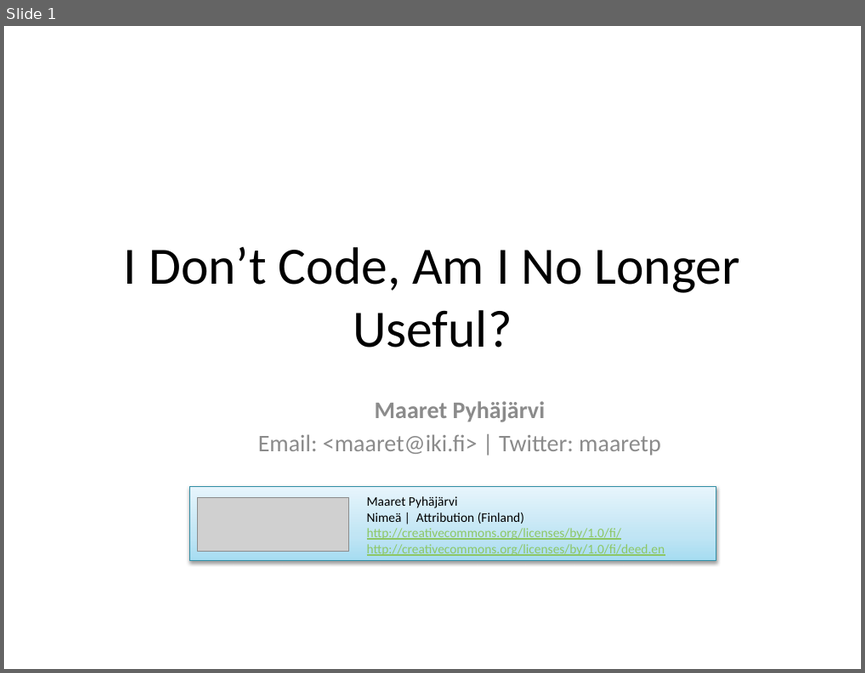
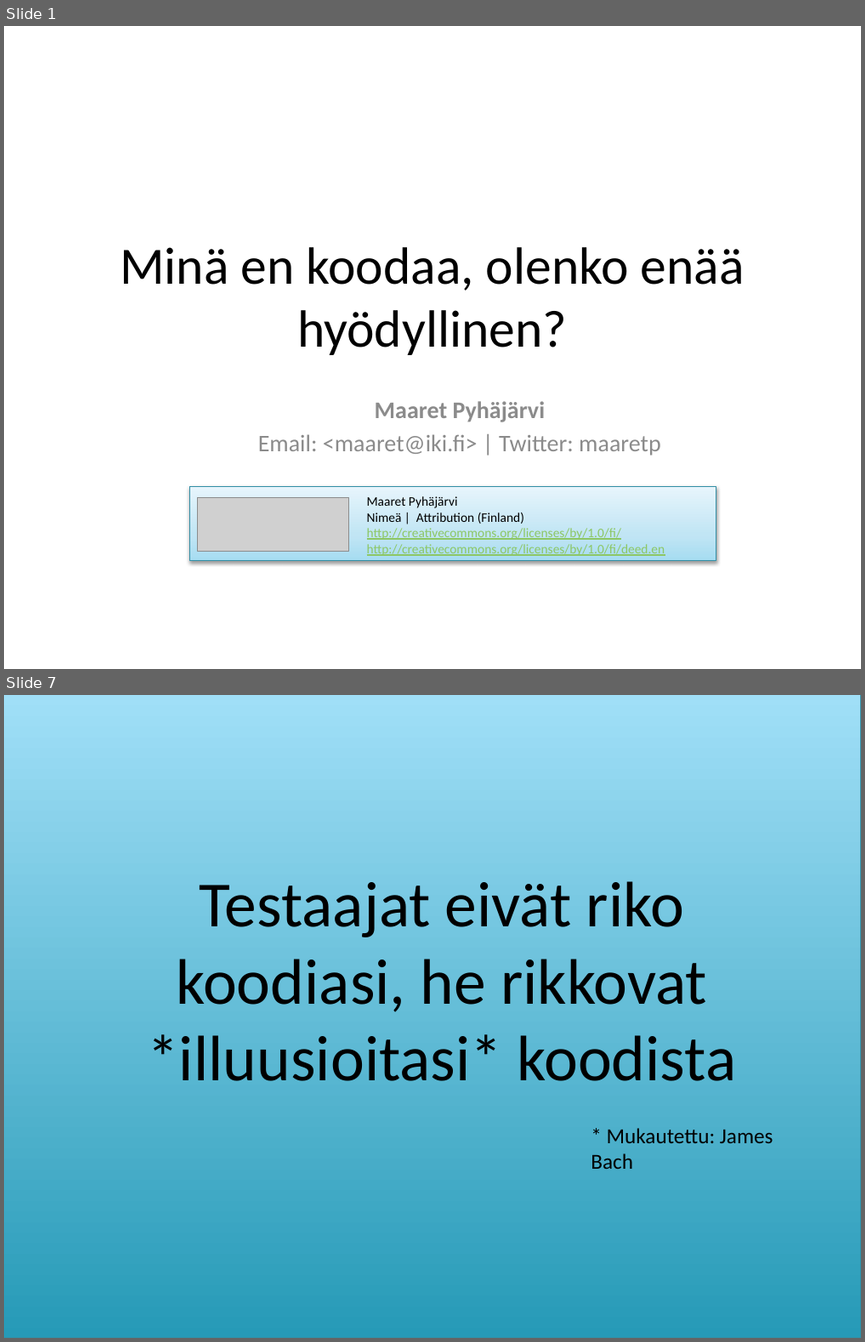
Before and after one commit to maaretp/IDoNotCodeTalk, a slide deck: IDon'tCode.pptx. Shown one above the other, each under a label of ours: slide 1 before the commit, slides 1 and 7 after it; the slides between them are not shown. The pictures are 865x673 and 865x1342 pixels, drawn with LibreOffice and Linux fonts; fonts in the diff are those of the drawing; grey boxes stand for pictures. Boxes give left, top, right and bottom in pixels: in the first picture for what was removed or moved away, otherwise in the second. Text is boxed around its words. In the diff, an @@ line names an element or a change of style, - is before the commit and + after.

```diff
--- a/IDon'tCode.pptx
+++ b/IDon'tCode.pptx
@@ slide 7 added at [4,695,861,1338], background #FFFFFF @@
@@ rectangle added at [4,695,861,1338], fill gradient #279BB8 to #9FDFF9, outline #348FA6 0.75 pt @@
@@ text added at [147,881,736,1081], 54 pt, text #000000 @@
+Testaajat eivät riko koodiasi, he rikkovat *illuusioitasi* koodista
@@ text added at [590,1128,773,1168], 18 pt, text #000000 @@
+* Mukautettu: James Bach
@@ slide 1 changed as well @@
@@ title at [120,247,744,355]: text changed @@
-I Don’t Code, Am I No Longer Useful?
+Minä en koodaa, olenko enää hyödyllinen?
```
Also in this commit, not shown: 3 other slides changed, 5 other slides added, 6 slides removed.
